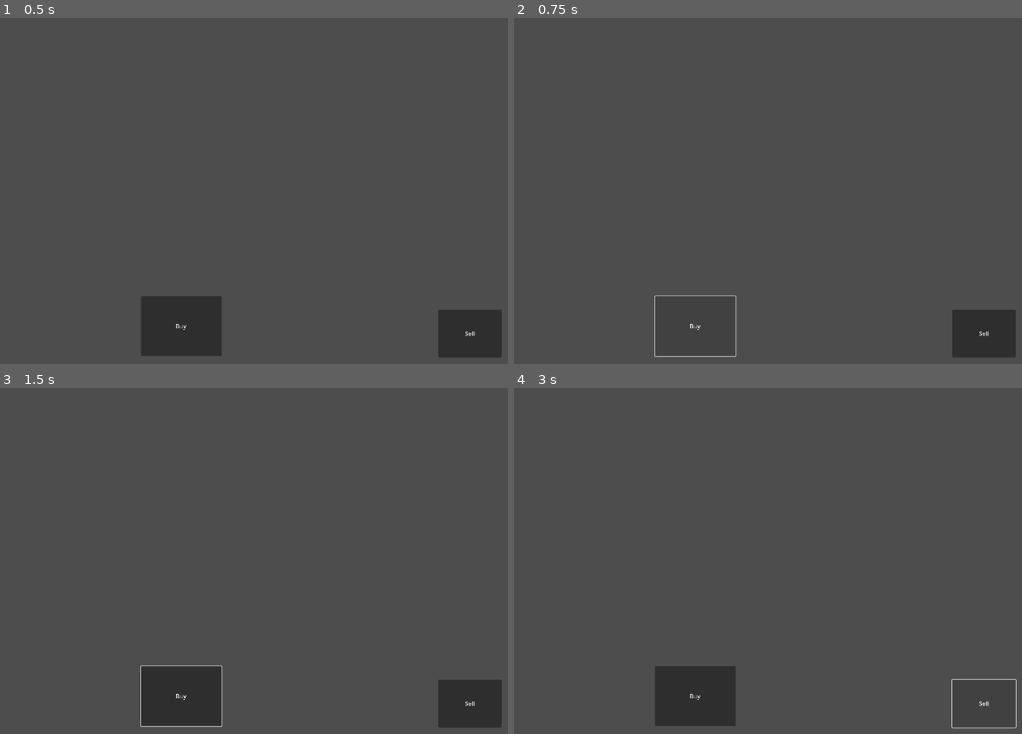
Above: before the commit, frames 1-4 (two rows, left to right).
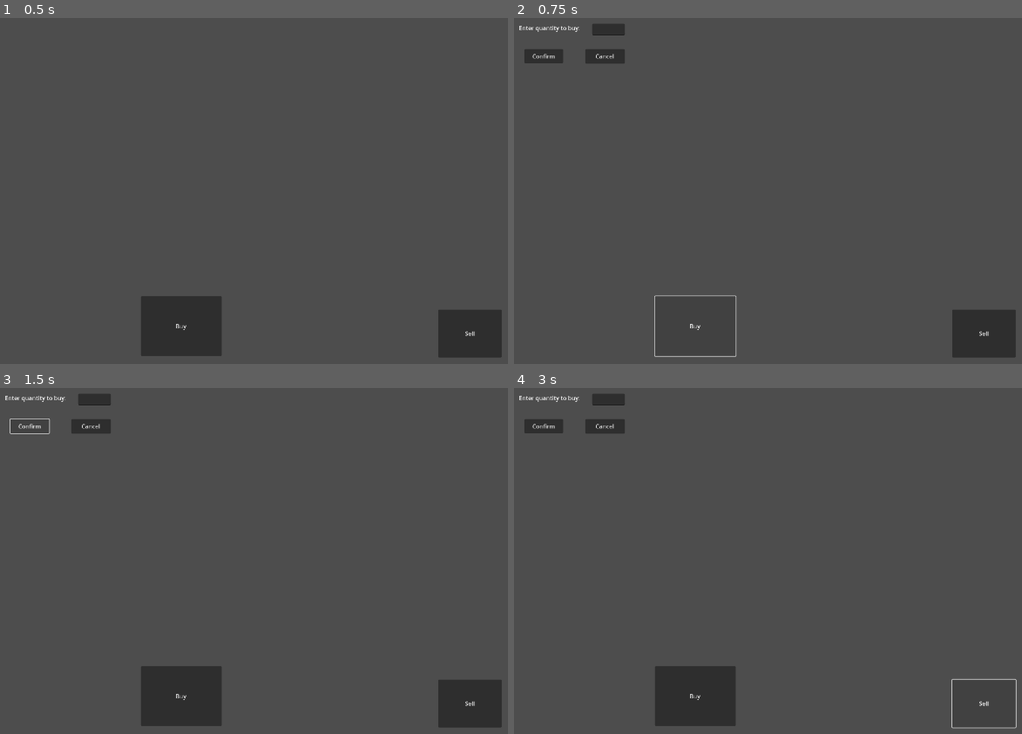
Above: after the commit, the same moments.

Repository: DanielNguyen-05/EcoBub
Game: Godot game, scene res://scenes/main.tscn
Two runs of this game, one before a commit and one after it. Both use one fixed random seed, a clock stepped at 60 frames per second and the inputs below. Before the commit the project has no main scene; this scene is started directly in both runs.
Inputs (mouse positions are in pixels of both pictures, inside the frame that each line leads up to):
- Up to frame 1 (0.5 s): no input
- Up to frame 2 (0.75 s): click "Buy" at 0.5 s
- Up to frame 3 (1.5 s): click (30, 426) at 1.25 s, where only the run after the commit has a clickable "Confirm"
- Up to frame 4 (3 s): click (544, 426) at 2 s, where only the run after the commit has a clickable "Confirm"; click "Sell" at 2.75 s

Frame 1 is identical in both runs. In frame 2, 0.9% of the frame differs, in the area x 1-22%, y 1-14%; in frame 3, 0.9%; in frame 4, 0.9%.

Commit message:
implement buy popup

Diff:
--- a/project.godot
+++ b/project.godot
@@ -11,6 +11,7 @@
 [application]
 
 config/name="Bubble"
+run/main_scene="res://scenes/main.tscn"
 config/features=PackedStringArray("4.3", "Mobile")
 
 [autoload]
--- a/scenes/main.tscn
+++ b/scenes/main.tscn
@@ -1,9 +1,12 @@
-[gd_scene load_steps=2 format=3 uid="uid://dnht67upk063y"]
+[gd_scene load_steps=3 format=3 uid="uid://dnht67upk063y"]
 
 [ext_resource type="Script" path="res://scripts/MarketManager.gd" id="1_reqkr"]
+[ext_resource type="PackedScene" uid="uid://b8ektgpchyvvi" path="res://scenes/BuyPopup.tscn" id="2_djrgf"]
 
 [node name="Main" type="Node2D"]
 script = ExtResource("1_reqkr")
+
+[node name="BuyPopup" parent="." instance=ExtResource("2_djrgf")]
 
 [node name="Buy" type="Button" parent="."]
 offset_left = 391.0
--- a/scripts/MarketManager.gd
+++ b/scripts/MarketManager.gd
@@ -3,8 +3,17 @@
 # You can use this to access the singleton instance, for example: MarketManager.cash
 var cash = 1000.0
 
+@onready var buy_popup = get_node("BuyPopup")
+var selected_stock
+
 func _ready():
+	#buy_popup.hide()
+	#buy_popup.connect("buy_confirmed", _on_buy_confirmed)
 	print("MarketManager ready!") # Just to confirm it's loaded
+
+func _on_buy_confirmed(quantity):
+	if selected_stock != null:
+		buy_stock(selected_stock, quantity)
 
 # --- Stock Management ---
 func spawn_stock_bubble(name, initial_price, growth_rate, volatility):
@@ -26,6 +35,7 @@
 
 
 func _on_buy_pressed() -> void:
+	buy_popup.show()
 	print("Buy pressed")
 	pass # Replace with function body.
 
